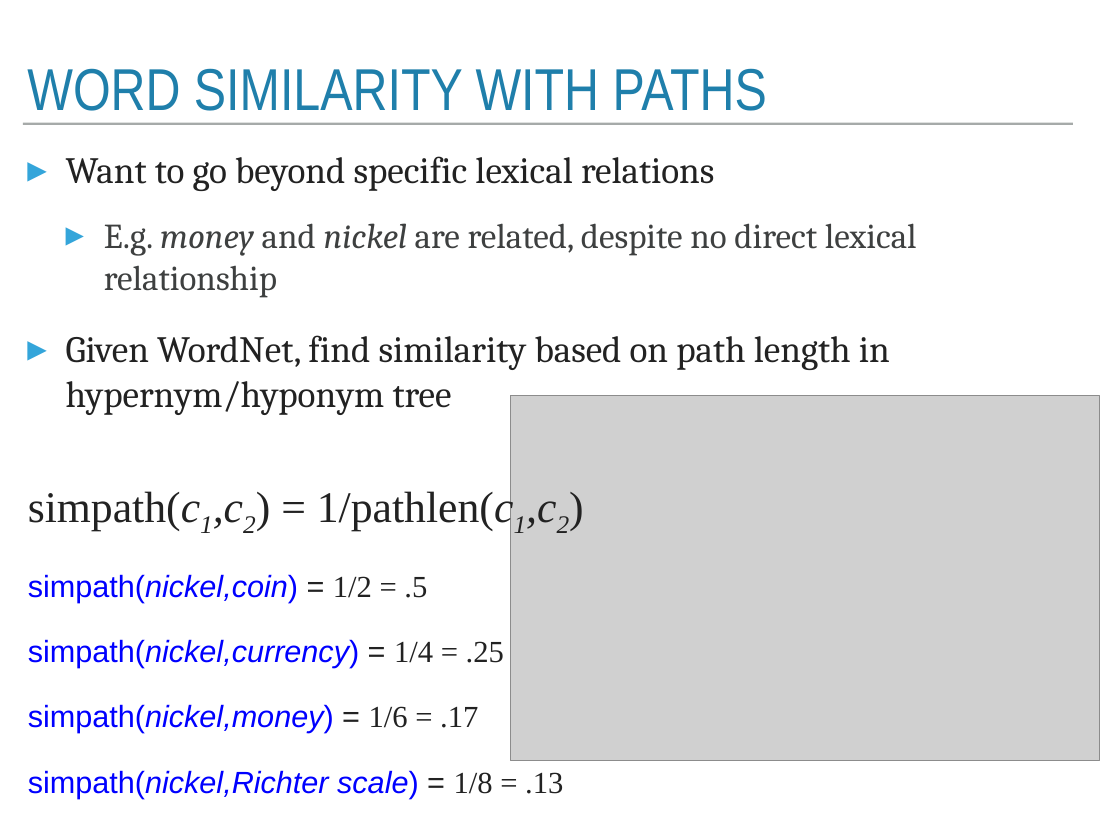
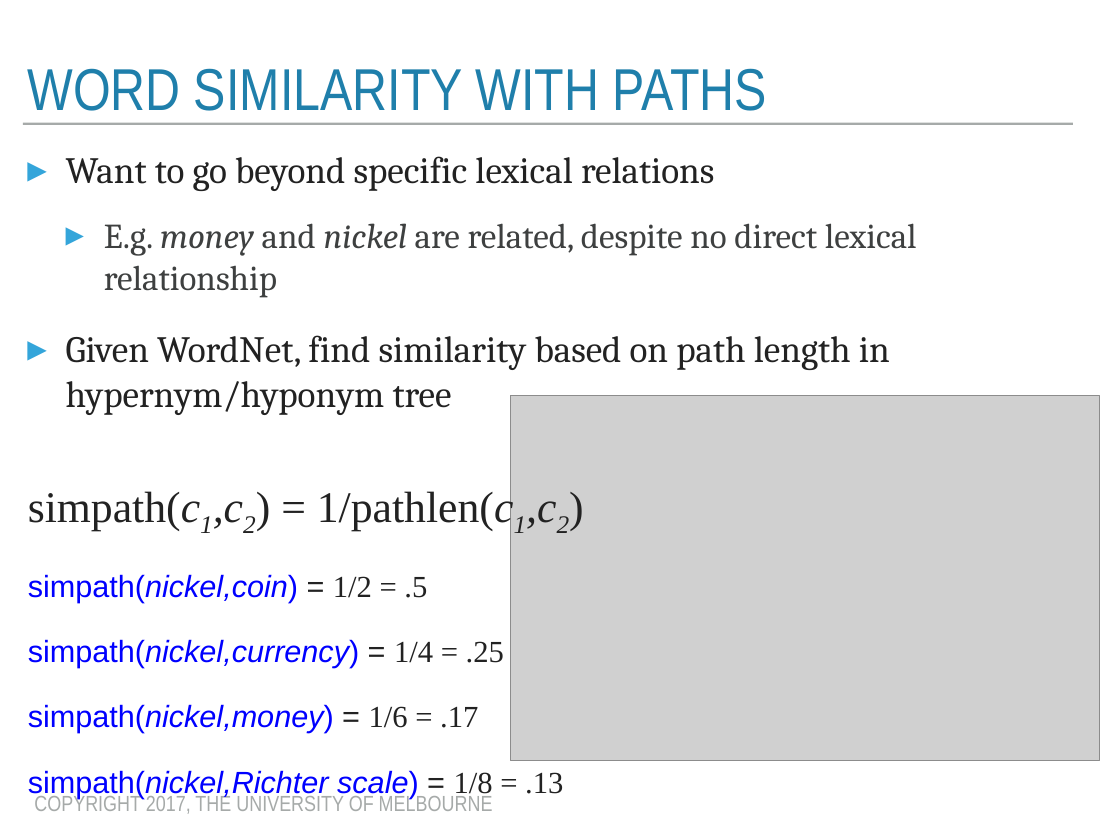
Before and after one commit to trevorcohn/comp90042, a slide deck: slide 9 of slides/WSTA_L8_lexical_semantics.pptx. Drawn at 1120x840 pixels with LibreOffice and Linux fonts; fonts in the diff are those of the drawing; grey boxes stand for pictures. Boxes give left, top, right and bottom in pixels: in the first picture for what was removed or moved away, otherwise in the second. Text is boxed around its words. In the diff, an @@ line names an element or a change of style, - is before the commit and + after.

```diff
--- a/slides/WSTA_L8_lexical_semantics.pptx
+++ b/slides/WSTA_L8_lexical_semantics.pptx
@@ text added at (x1=34, y1=793, x2=493, y2=814), 20 pt, text #A6AAA9 @@
+COPYRIGHT 2017, THE UNIVERSITY OF MELBOURNE
```
Also in this commit, not shown: 19 other slides changed, 1 other file.
